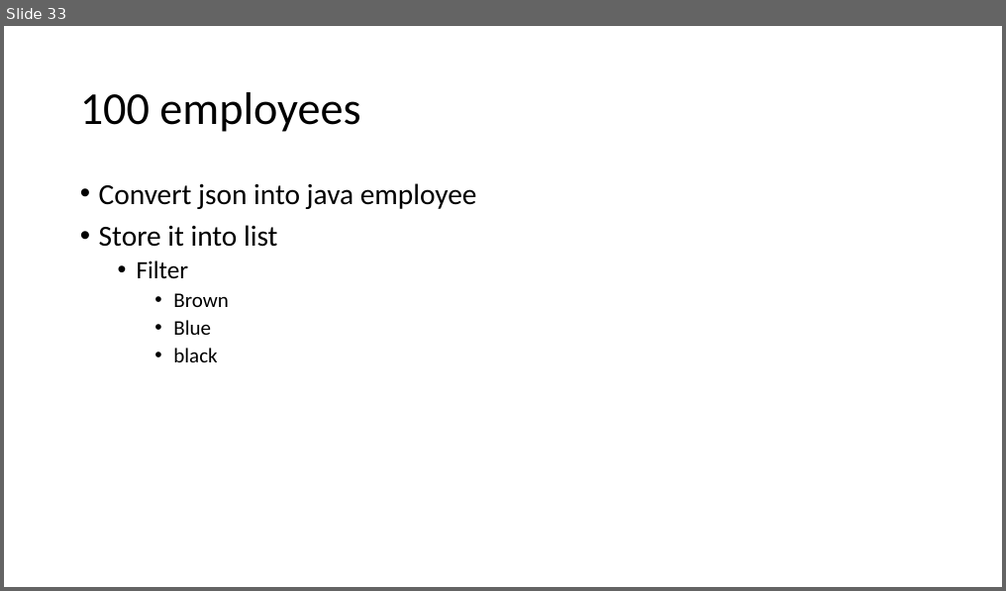
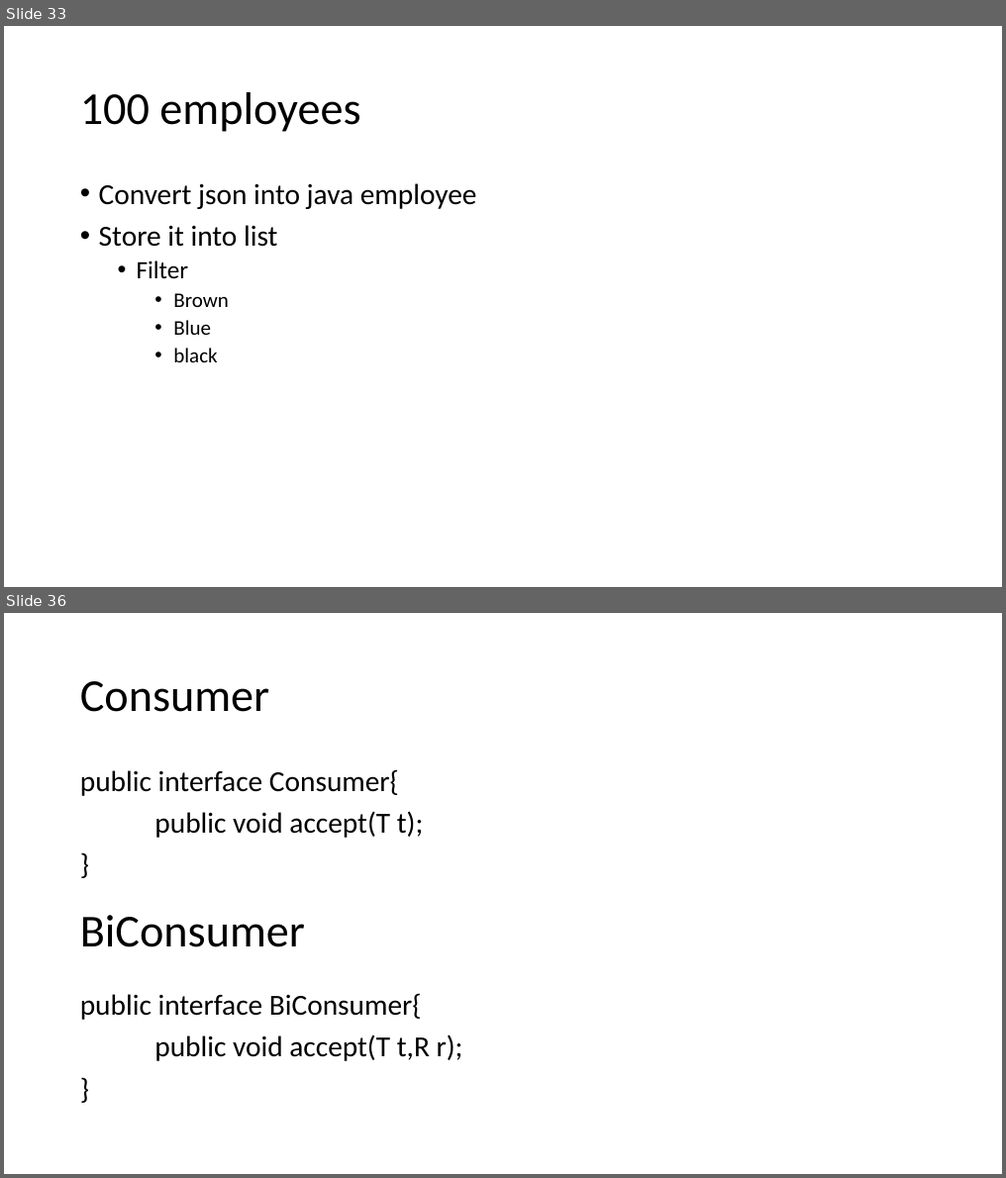
Before and after one commit to caprepo/java8, a slide deck: Java8.pptx. Shown one above the other, each under a label of ours: slide 33 before the commit, slides 33 and 36 after it; the slides between them are not shown. The pictures are 1006x591 and 1006x1178 pixels, drawn with LibreOffice and Linux fonts; fonts in the diff are those of the drawing. Boxes give left, top, right and bottom in pixels: in the first picture for what was removed or moved away, otherwise in the second. Text is boxed around its words. In the diff, an @@ line names an element or a change of style, - is before the commit and + after.

```diff
--- a/Java8.pptx
+++ b/Java8.pptx
@@ slide 36 added at bbox=[4, 613, 1002, 1174], background #FFFFFF @@
@@ title added at bbox=[80, 681, 269, 712], 44 pt, text #000000 @@
+Consumer
@@ text added at bbox=[80, 769, 424, 838], 28 pt, text #000000 @@
+public interface Consumer{
+public void accept(T t);
+}
@@ text added at bbox=[80, 915, 305, 948], 44 pt, text #000000 @@
+BiConsumer
@@ text added at bbox=[80, 993, 463, 1061], 28 pt, text #000000 @@
+public interface BiConsumer{
+public void accept(T t,R r);
+}
```
Also in this commit, not shown: 1 slide changed, 11 other slides added, 1 other file.
